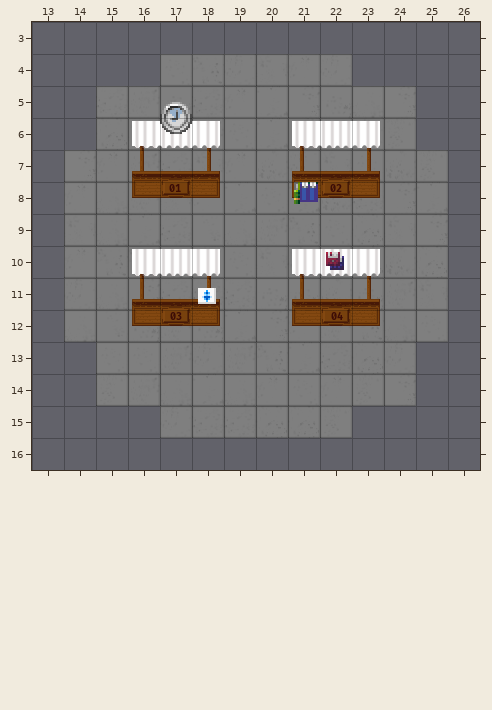
Two states of a Tiled map (JSON), maps/fair-demo.json. The first picture shows the starting point.
Cells are 32x32 px. Shown: x 13..26, y 3..16.
And afterwards:
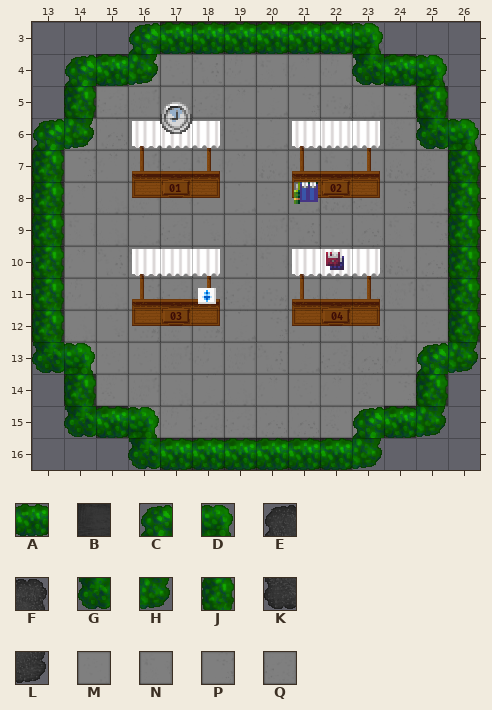
Key: from "erba_outdoor": A 1, B 3, C 8, D 9, E 11, F 12, G 16, H 17, J 18, K 19, L 20; from "erba_outdoor_buildings": M 27, N 28, P 43, Q 46.
_ is an empty cell.
Tiles of an added or newly shown layer are drawn over the layers below it.
From old to new:
Layer "bottom":
y 3: x 16..23 ________ -> EBBBBBBF
y 4: x 14..16 ___ -> EBN; x 23..25 ___ -> QBF
y 5: x 14 _ -> B; x 25 _ -> B
y 6: x 13..14 __ -> EN; x 25..26 __ -> QF
y 7..12: x 13 _ -> B; x 26 _ -> B
y 13: x 13..14 __ -> KM; x 25..26 __ -> PL
y 14: x 14 _ -> B; x 25 _ -> B
y 15: x 14..16 ___ -> KBP; x 23..25 ___ -> NBL
y 16: x 16..23 ________ -> KBBBBBBL
Layer "greenery" (added):
y 3: x 16..23 ________ -> CAAAAAAD
y 4: x 14..16 ___ -> CAH; x 23..25 ___ -> GAD
y 5: x 14 _ -> J; x 25 _ -> J
y 6: x 13..14 __ -> CH; x 25..26 __ -> GD
y 7..12: x 13 _ -> J; x 26 _ -> J
y 13: x 13..14 __ -> GD; x 25..26 __ -> CH
y 14: x 14 _ -> J; x 25 _ -> J
y 15: x 14..16 ___ -> GAD; x 23..25 ___ -> CAH
y 16: x 16..23 ________ -> GAAAAAAH
Boxes around the changes in both pictures, in picture pixels (x1, y1, x2, y2):
added: (32, 22, 480, 470)
